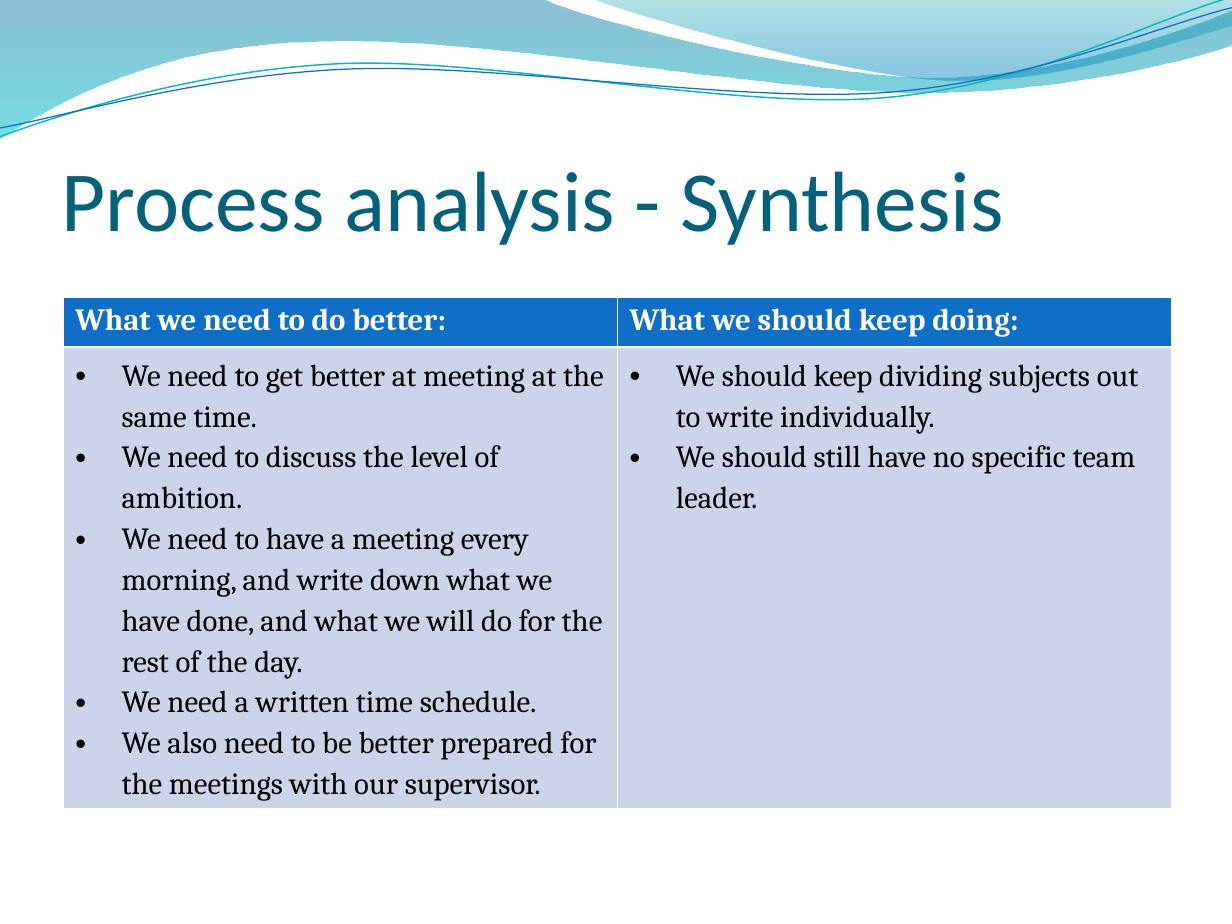
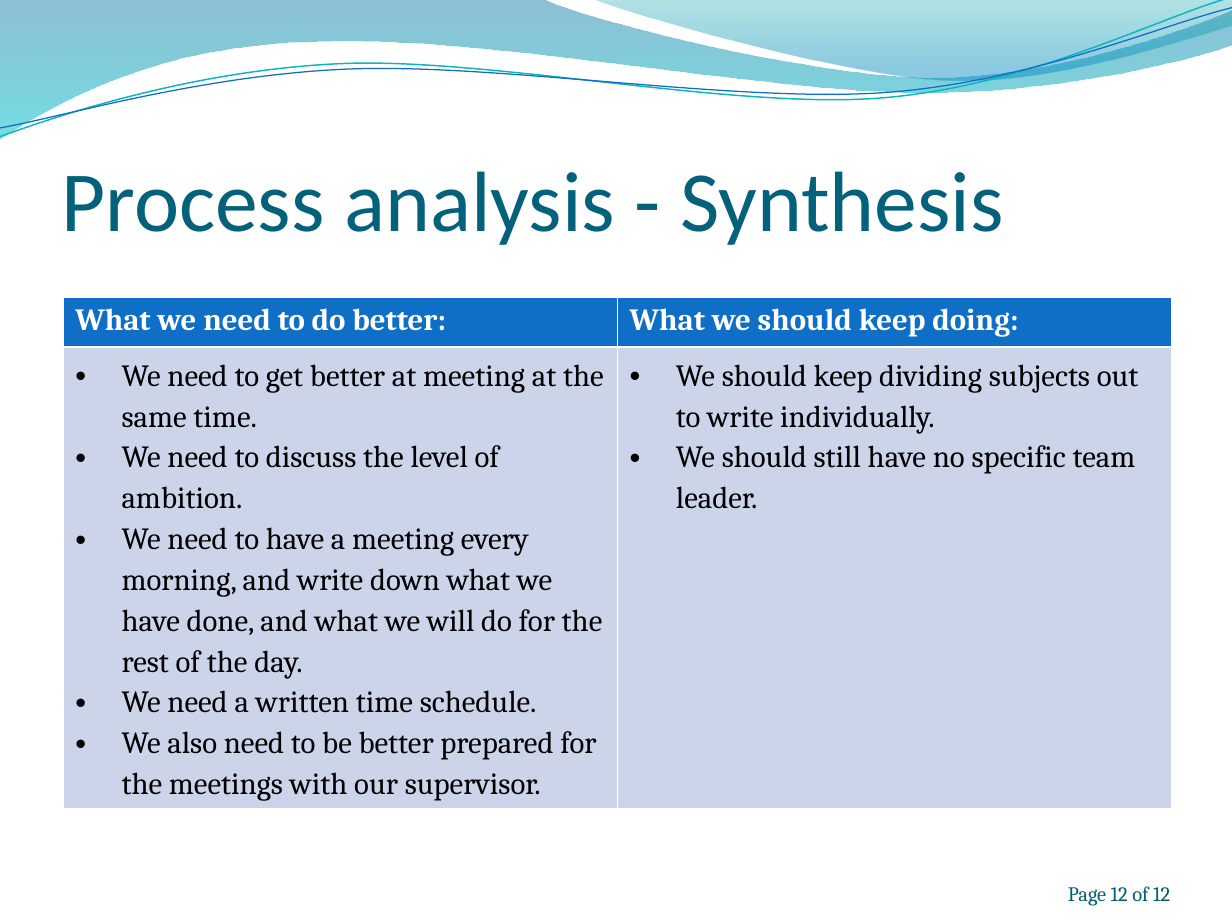
Before and after one commit to christianokeeffe/p0-uni, a slide deck: slide 12 of p0-uni/IMEI abuse on Android smartphones.pptx. Drawn at 1232x924 pixels with LibreOffice and Linux fonts; fonts in the diff are those of the drawing; background and template pictures are left out. Boxes give left, top, right and bottom in pixels: in the first picture for what was removed or moved away, otherwise in the second. Text is boxed around its words. In the diff, an @@ line names an element or a change of style, - is before the commit and + after.

```diff
--- a/p0-uni/IMEI abuse on Android smartphones.pptx
+++ b/p0-uni/IMEI abuse on Android smartphones.pptx
@@ text added at <box>1068,886,1170,906</box>, 12 pt, text #045D75 @@
+Page 12 of 12
```
Also in this commit, not shown: 11 other slides changed.
